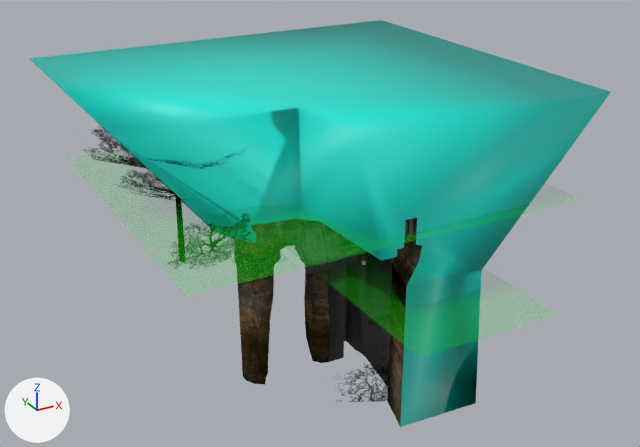
Before and after pictures for a commit that changed the Blender file data/levels/warren/models/warren.blend.
Before and after are seen from a 50 mm lens placed at (-15312.0, -25632.0, 14210.0), pointed at (-421.0, 1442.0, 672.0). Lighting does not change. The marker at lower left points along +X, +Y and +Z.

The first picture shows 'bsp', 'portals'.
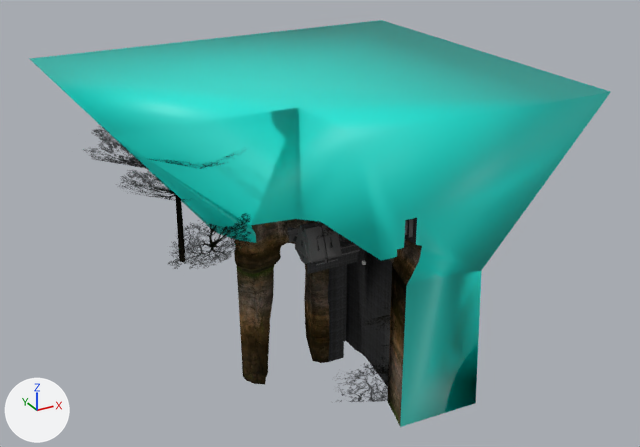
Pixel boxes (x1, y1, x2, y2) of what changed, in the pictures (640 x 447 px):
'portals', hidden (green): before (66, 149, 581, 358)

The change, as a list of edits to the scene's bpy script:
```text
Change ob_portals:
    add ob_portals.hide_set(True)
```
